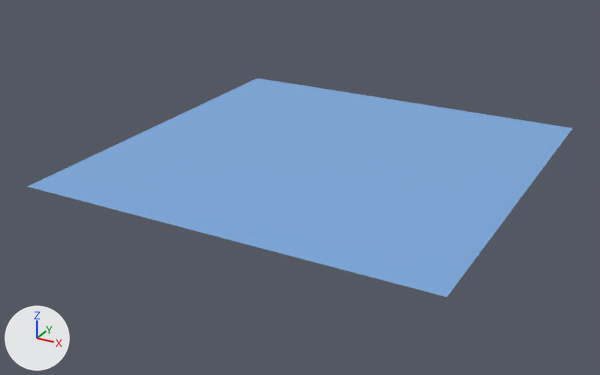
One commit to the glTF model assets/models/water-swell-lite.glb: the scene before it, then after it.
Camera for both pictures: a 50 mm lens placed at (901.0, -1763.0, 776.0), pointed at (-37.0, -58.0, -76.0). Lighting does not change. The marker at lower left points along +X, +Y and +Z. The older version comes first.

The older version as bpy lines, for what is in view:
```python
me_swelllite = bpy.data.meshes.new('SwellLite')
me_swelllite.from_pydata(...)  # 1089 vertices, 2048 faces; spans x -512.0..512.0, y -512.0..512.0, z 0.0
me_swelllite.materials.append(mat_sea)  # blue #7caadf
ob_swelllite = bpy.data.objects.new('SwellLite', me_swelllite)
ob_swelllite.location = (0.0, 0.0, 0.0)
```
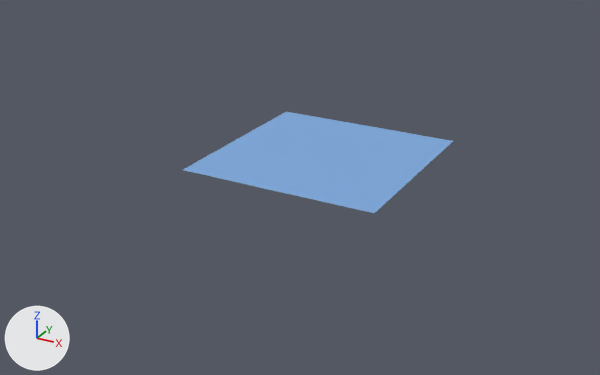
Boxes (x1, y1, x2, y2) around the edits, measured in the pictures (600 x 375 px):
'SwellLite', reshaped (50% narrower, 54% shorter)
    before: (27, 78, 573, 297)
    after: (183, 112, 453, 213)
part 1 of me_swelllite, deleted (blue)
    before: (27, 78, 573, 297)

What the commit changed:
me_swelllite is used by ob_swelllite; location (0.0, 0.0, 0.0).
me_swelllite had 1089 vertices, 2048 faces and spanned x -512.0..512.0, y -512.0..512.0, z 0.0.
me_swelllite now has 289 vertices, 512 faces and spans x -256.0..256.0, y -256.0..256.0, z 0.0.
me_swelllite part 1: 800 vertices removed from x -512.0..512.0, y -512.0..512.0, z 0.0.
